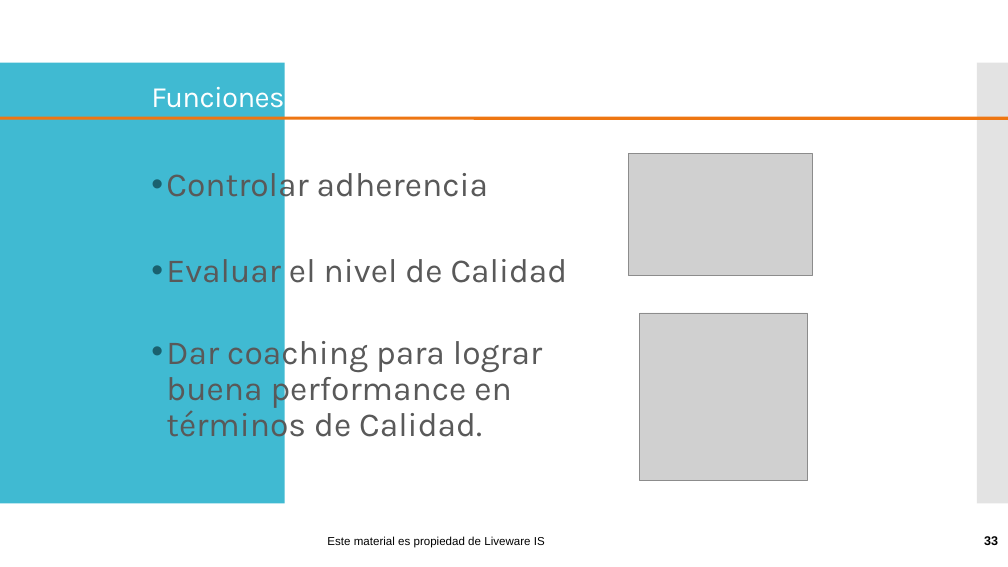
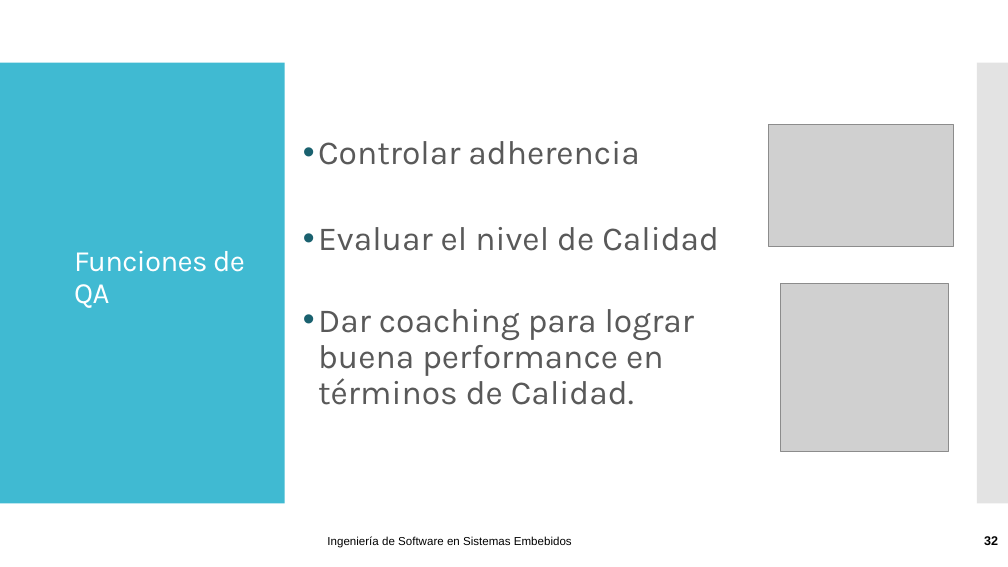
Before and after one commit to vvalotto/IS-en-Sistemas-Embebidos, a slide deck: slide 32 of 07 - IS - Calidad .pptx (slide 33 before the commit). Drawn at 1008x567 pixels with LibreOffice and Linux fonts; fonts in the diff are those of the drawing; grey boxes stand for pictures; background and template pictures are left out. Boxes give left, top, right and bottom in pixels: in the first picture for what was removed or moved away, otherwise in the second. Text is boxed around its words. In the diff, an @@ line names an element or a change of style, - is before the commit and + after.

```diff
--- a/07 - IS - Calidad .pptx
+++ b/07 - IS - Calidad .pptx
@@ line removed from (0, 118) to (1008, 118) @@
@@ text "Controlar adherencia" rewrapped from (x1=166, y1=166, x2=568, y2=445) to (x1=318, y1=141, x2=719, y2=405) @@
@@ picture moved from (x1=628, y1=154, x2=813, y2=276) to (x1=769, y1=124, x2=954, y2=247) @@
@@ title "Funciones de QA" rewrapped from (x1=151, y1=87, x2=284, y2=108) to (x1=74, y1=251, x2=245, y2=308) @@
@@ picture moved from (x1=640, y1=313, x2=808, y2=481) to (x1=780, y1=284, x2=948, y2=451) @@
@@ text at (x1=327, y1=536, x2=572, y2=548): text changed @@
-Este material es propiedad de Liveware IS
+Ingeniería de Software en Sistemas Embebidos
```
Also in this commit, not shown: 48 other slides changed, 1 slide added, 2 slides removed, 4 other files.
